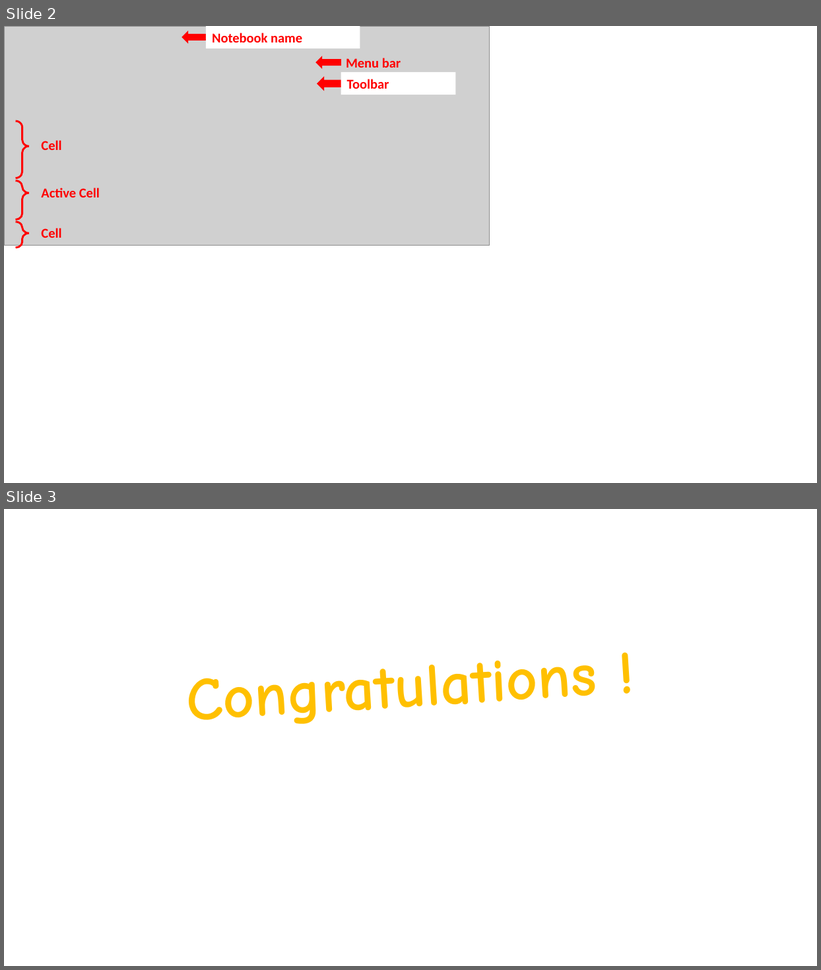
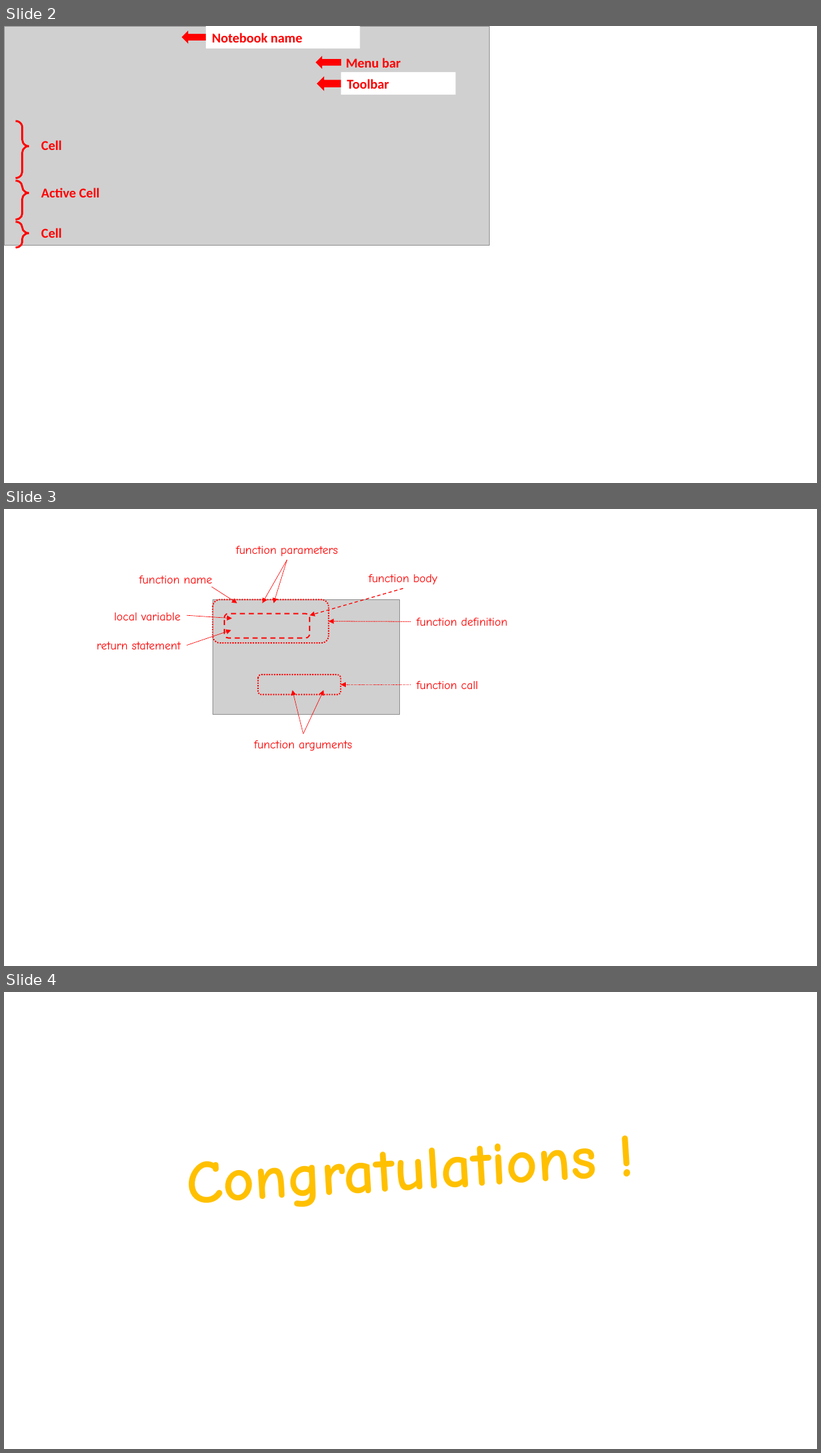
Before and after one commit to hydroffice/python_basics, a slide deck: images/resources/resources.pptx. Shown one above the other, each under a label of ours: slides 2 and 3 before the commit, slides 2, 3 and 4 after it. The pictures are 821x970 and 821x1453 pixels, drawn with LibreOffice and Linux fonts; fonts in the diff are those of the drawing; grey boxes stand for pictures. Boxes give left, top, right and bottom in pixels: in the first picture for what was removed or moved away, otherwise in the second. Text is boxed around its words. In the diff, an @@ line names an element or a change of style, - is before the commit and + after.

```diff
--- a/images/resources/resources.pptx
+++ b/images/resources/resources.pptx
@@ slide 3 added at <box>4,509,817,966</box>, background #FFFFFF @@
@@ group added at <box>96,545,508,751</box>: 10 arrows, 8 texts, 3 rounded rectangles, 1 picture @@
+function definition
+function call
+function arguments
+function parameters
+function name
+local variable
+return statement
+function body
@@ what was slide 3 is now slide 4 @@
```
Also in this commit, not shown: 2 other files.
